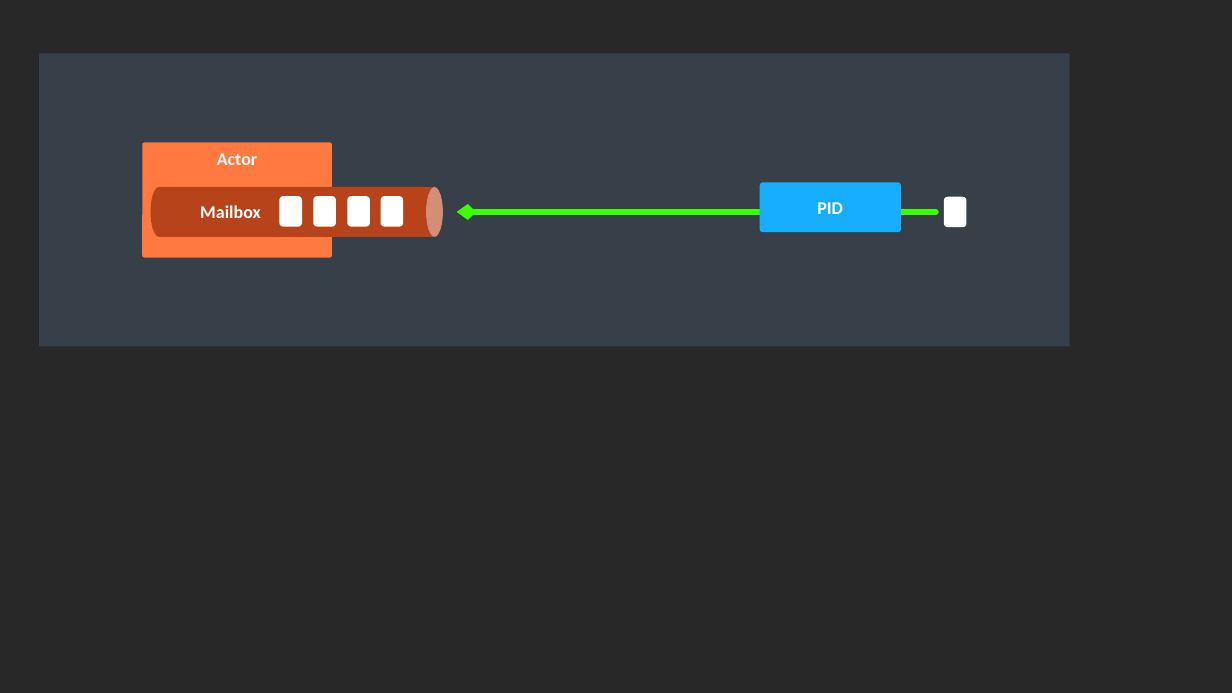
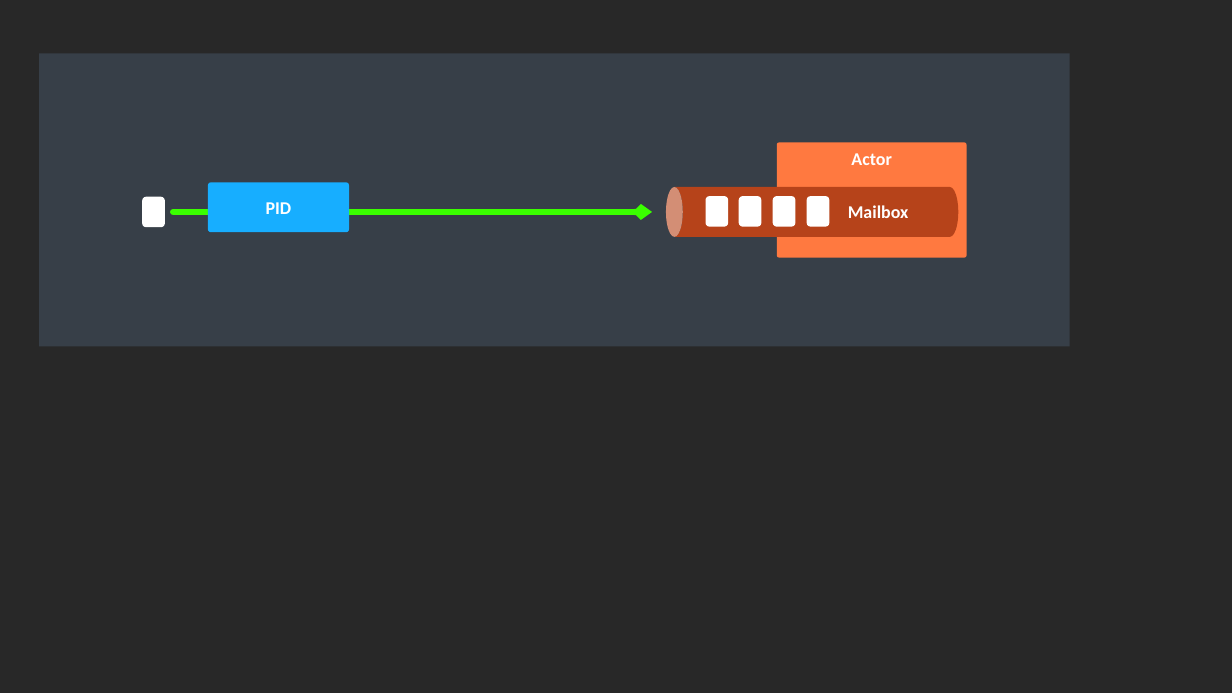
Before and after one commit to asynkron/website, a slide deck: slide 14 of media/logo.pptx. Drawn at 1232x693 pixels with LibreOffice and Linux fonts; fonts in the diff are those of the drawing. Boxes give left, top, right and bottom in pixels: in the first picture for what was removed or moved away, otherwise in the second. Text is boxed around its words. In the diff, an @@ line names an element or a change of style, - is before the commit and + after.

```diff
--- a/media/logo.pptx
+++ b/media/logo.pptx
@@ rounded rectangle "Actor": place and size @@
-rounded rectangle "Actor" at bbox=[142, 142, 332, 258]
+rounded rectangle "Actor" at bbox=[777, 142, 967, 258]
@@ mirrored in 8 elements at bbox=[39, 54, 1069, 347], bbox=[208, 182, 349, 232], bbox=[777, 142, 967, 258], bbox=[773, 196, 796, 226], bbox=[739, 196, 762, 226], bbox=[706, 196, 729, 226], bbox=[807, 196, 830, 226], bbox=[142, 197, 165, 227] @@
@@ rounded rectangle: place and size @@
-rounded rectangle at bbox=[945, 197, 968, 227]
+rounded rectangle at bbox=[142, 197, 165, 227]
@@ rounded rectangle "PID": place and size @@
-rounded rectangle "PID" at bbox=[760, 182, 901, 232]
+rounded rectangle "PID" at bbox=[208, 182, 349, 232]
@@ cylinder at bbox=[666, 187, 958, 237]: mirrored; rotation 90 to 270 degrees @@
@@ rounded rectangle: place and size @@
-rounded rectangle at bbox=[381, 196, 404, 226]
+rounded rectangle at bbox=[706, 196, 729, 226]
@@ rounded rectangle: place and size @@
-rounded rectangle at bbox=[348, 196, 371, 226]
+rounded rectangle at bbox=[739, 196, 762, 226]
@@ rounded rectangle: place and size @@
-rounded rectangle at bbox=[313, 196, 336, 226]
+rounded rectangle at bbox=[773, 196, 796, 226]
@@ rounded rectangle: place and size @@
-rounded rectangle at bbox=[279, 196, 302, 226]
+rounded rectangle at bbox=[807, 196, 830, 226]
@@ text "Mailbox": place and size @@
-text "Mailbox" at bbox=[200, 205, 261, 218]
+text "Mailbox" at bbox=[848, 205, 909, 218]
@@ arrow moved from (936, 212) - (457, 212) to (173, 212) - (653, 212) @@
```
Also in this commit, not shown: 1 other slide changed, 1 other file.
